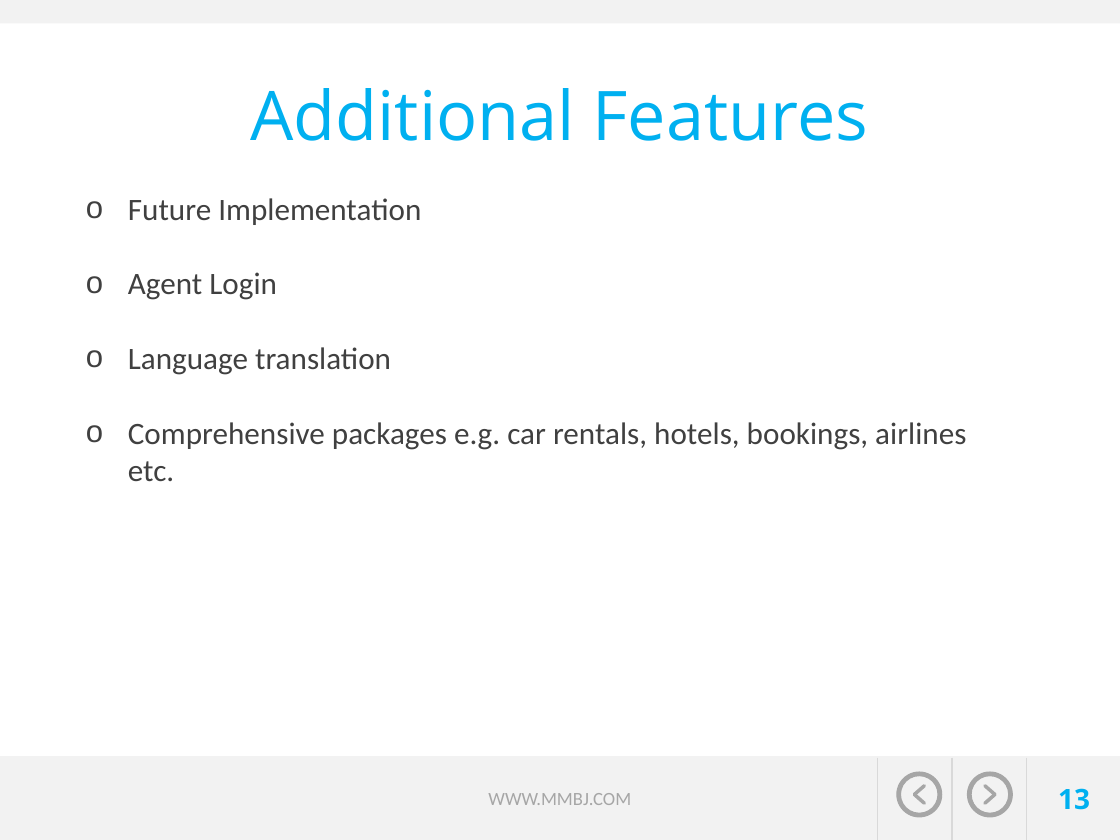
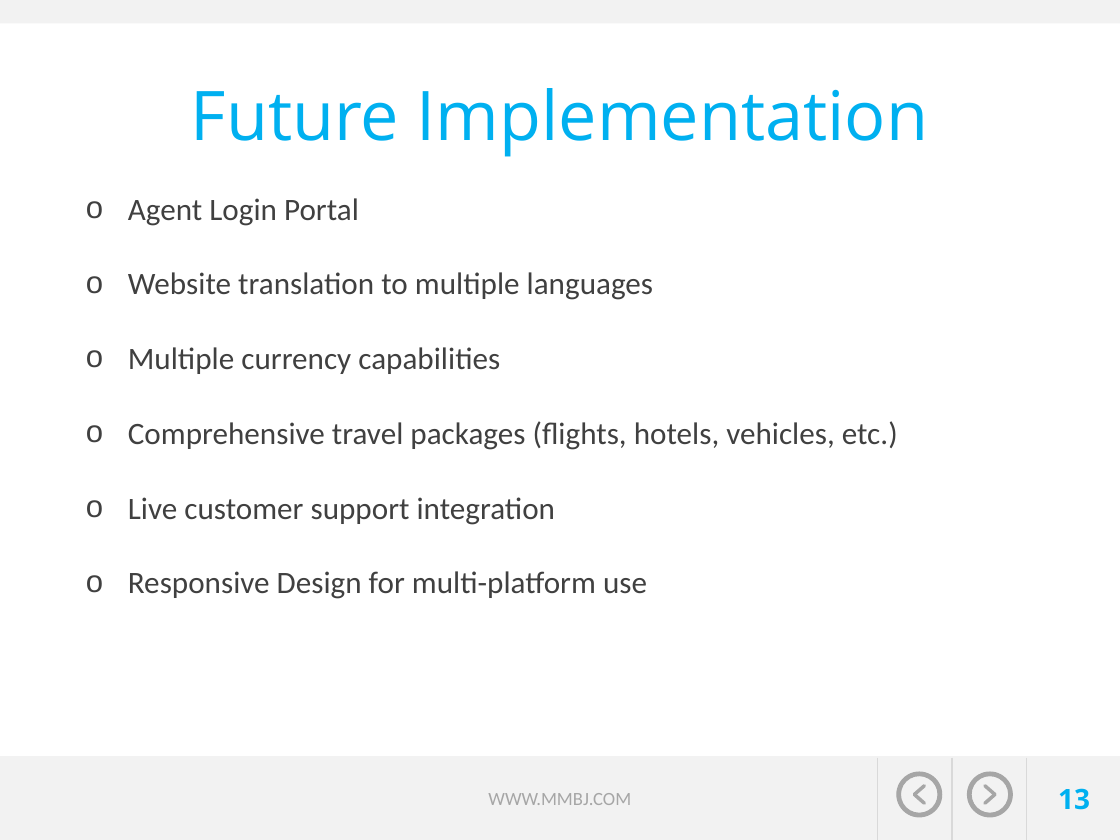
Before and after one commit to jvector-solutions/SAIT-OOSD-Team5, a slide deck: slide 13 of presentation/Travel expert presentation_Group5-John-Megha-Brian-Mahmood.pptx. Drawn at 1120x840 pixels with LibreOffice and Linux fonts; fonts in the diff are those of the drawing; background and template pictures are left out. Boxes give left, top, right and bottom in pixels: in the first picture for what was removed or moved away, otherwise in the second. Text is boxed around its words. In the diff, an @@ line names an element or a change of style, - is before the commit and + after.

Commit message:
Changes to PPT

```diff
--- a/presentation/Travel expert presentation_Group5-John-Megha-Brian-Mahmood.pptx
+++ b/presentation/Travel expert presentation_Group5-John-Megha-Brian-Mahmood.pptx
@@ title at bbox=[191, 88, 928, 157]: text changed @@
-Additional Features
+Future Implementation
@@ text at bbox=[128, 198, 898, 599]: text changed @@
-o Future Implementation
-o Agent Login
-o Language translation
-o Comprehensive packages e.g. car rentals, hotels, bookings, airlines etc.
+o Agent Login Portal
+o Website translation to multiple languages
+o Multiple currency capabilities
+o Comprehensive travel packages (flights, hotels, vehicles, etc.)
+o Live customer support integration
+o Responsive Design for multi-platform use
```
Also in this commit, not shown: 7 other slides changed, 1 slide added, 1 other file.
